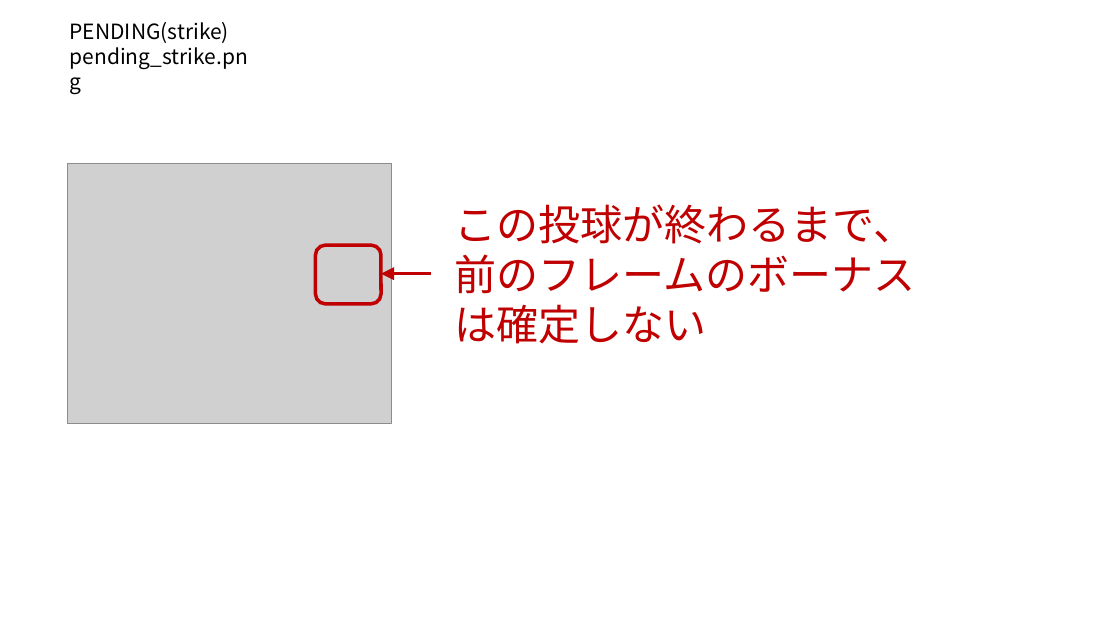
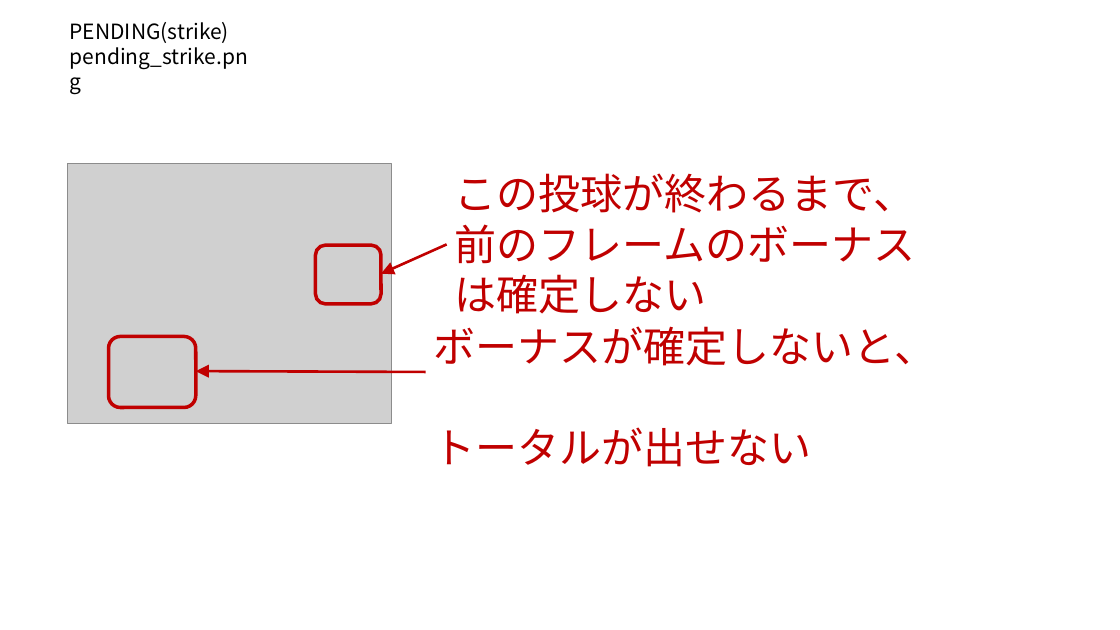
Before and after one commit to ChangeVision/tut_uml_modeling_bs, a slide deck: slide 8 of images/charts.pptx. Drawn at 1120x630 pixels with LibreOffice and Linux fonts; fonts in the diff are those of the drawing; grey boxes stand for pictures. Boxes give left, top, right and bottom in pixels: in the first picture for what was removed or moved away, otherwise in the second. Text is boxed around its words. In the diff, an @@ line names an element or a change of style, - is before the commit and + after.

```diff
--- a/images/charts.pptx
+++ b/images/charts.pptx
@@ text "この投球が終わるまで、前のフレームのボーナスは確定しない": place and size @@
-text "この投球が終わるまで、前のフレームのボーナスは確定しない" at <box>455,204,916,344</box>
+text "この投球が終わるまで、前のフレームのボーナスは確定しない" at <box>455,173,916,314</box>
@@ arrow moved from (431, 274) - (381, 274) to (447, 245) - (381, 274) @@
@@ text added at <box>434,326,936,467</box>, 36 pt, text #C00000 @@
+ボーナスが確定しないと、
+トータルが出せない
@@ rounded rectangle added at <box>108,337,196,408</box>, outline #C00000 3 pt @@
@@ arrow added from (426, 372) to (196, 371), #C00000 2.25 pt @@
```
Also in this commit, not shown: 4 other slides changed, 33 other files.
